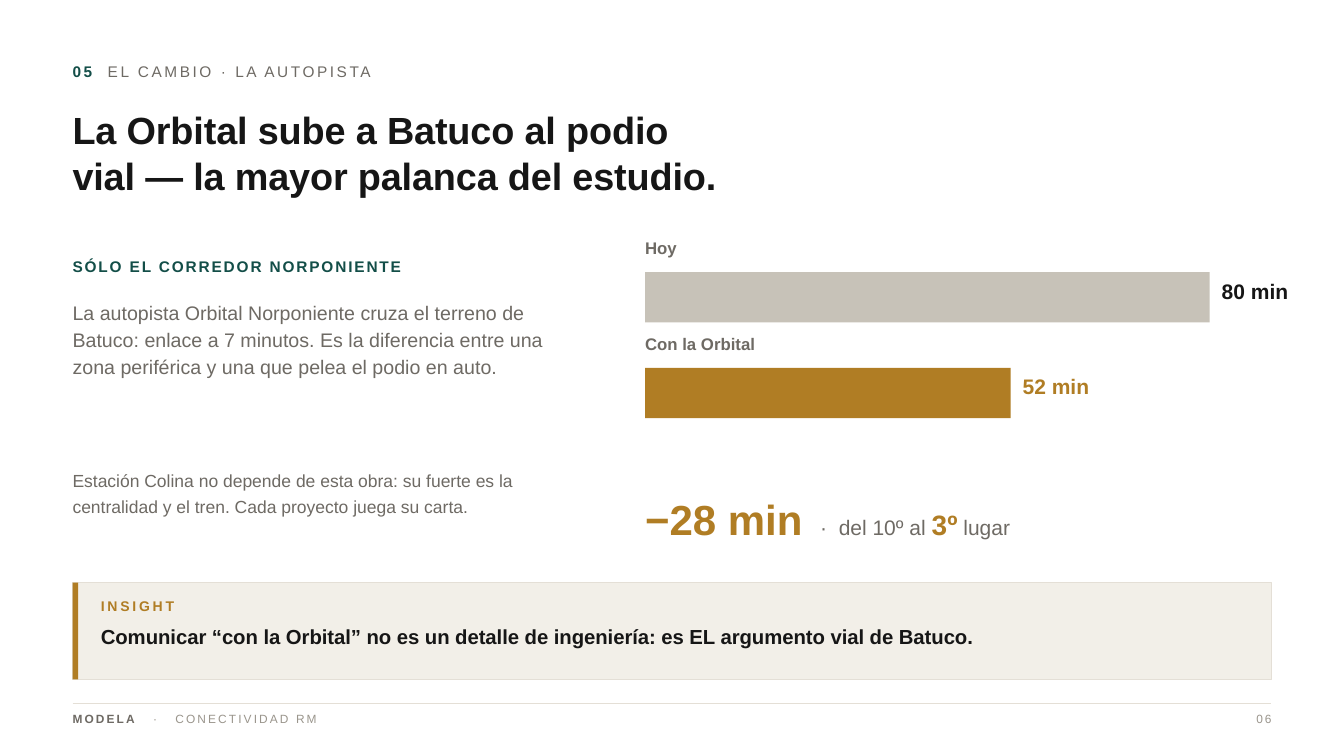
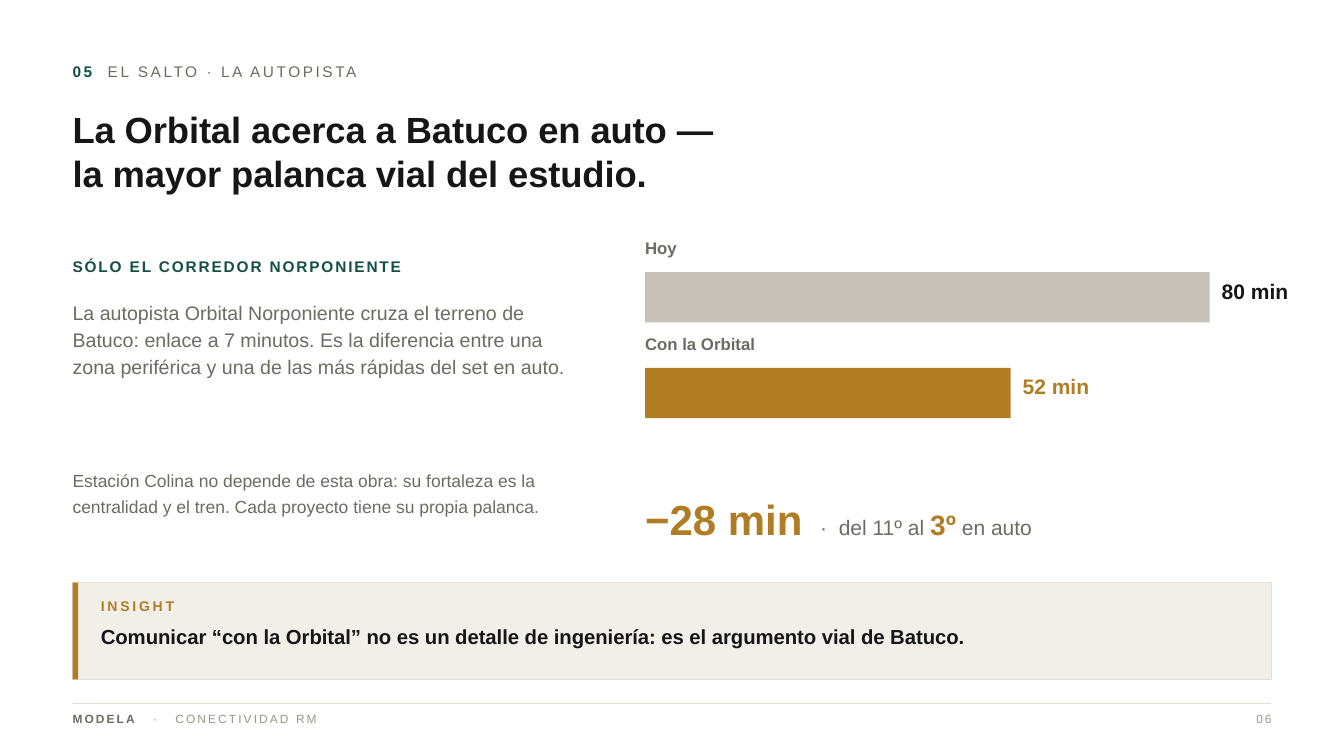
Before and after one commit to modela-simulador/modela-simulador, a slide deck: slide 6 of public/conectividad/Conectividad-Modela-Directorio-12.pptx. Drawn at 1344x756 pixels with LibreOffice and Linux fonts; fonts in the diff are those of the drawing. Boxes give left, top, right and bottom in pixels: in the first picture for what was removed or moved away, otherwise in the second. Text is boxed around its words. In the diff, an @@ line names an element or a change of style, - is before the commit and + after.

```diff
--- a/public/conectividad/Conectividad-Modela-Directorio-12.pptx
+++ b/public/conectividad/Conectividad-Modela-Directorio-12.pptx
@@ text at <box>73,66,93,77</box>: text changed @@
-05 EL CAMBIO · LA AUTOPISTA
+05 EL SALTO · LA AUTOPISTA
@@ text at <box>73,116,667,195</box>: text changed; size 27 to 26 pt @@
-La Orbital sube a Batuco al podio
-vial — la mayor palanca del estudio.
+La Orbital acerca a Batuco en auto —
+la mayor palanca vial del estudio.
@@ text at <box>73,306,565,378</box>: text changed @@
-La autopista Orbital Norponiente cruza el terreno de Batuco: enlace a 7 minutos. Es la diferencia entre una zona periférica y una que pelea el podio en auto.
+La autopista Orbital Norponiente cruza el terreno de Batuco: enlace a 7 minutos. Es la diferencia entre una zona periférica y una de las más rápidas del set en auto.
@@ text at <box>73,474,539,517</box>: text changed @@
-Estación Colina no depende de esta obra: su fuerte es la centralidad y el tren. Cada proyecto juega su carta.
+Estación Colina no depende de esta obra: su fortaleza es la centralidad y el tren. Cada proyecto tiene su propia palanca.
@@ text at <box>645,504,1032,536</box>: text changed @@
-−28 min · del 10º al 3º lugar
+−28 min · del 11º al 3º en auto
@@ text at <box>101,629,964,649</box>: text changed @@
-Comunicar “con la Orbital” no es un detalle de ingeniería: es EL argumento vial de Batuco.
+Comunicar “con la Orbital” no es un detalle de ingeniería: es el argumento vial de Batuco.
```
Also in this commit, not shown: 6 other slides changed, 1 slide added, 1 slide removed, 39 other files.
